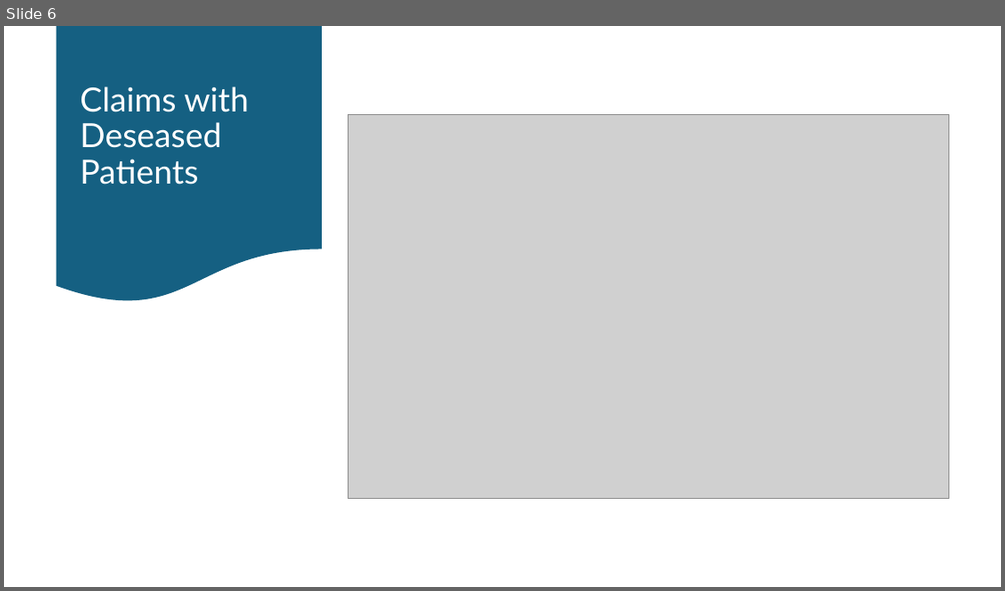
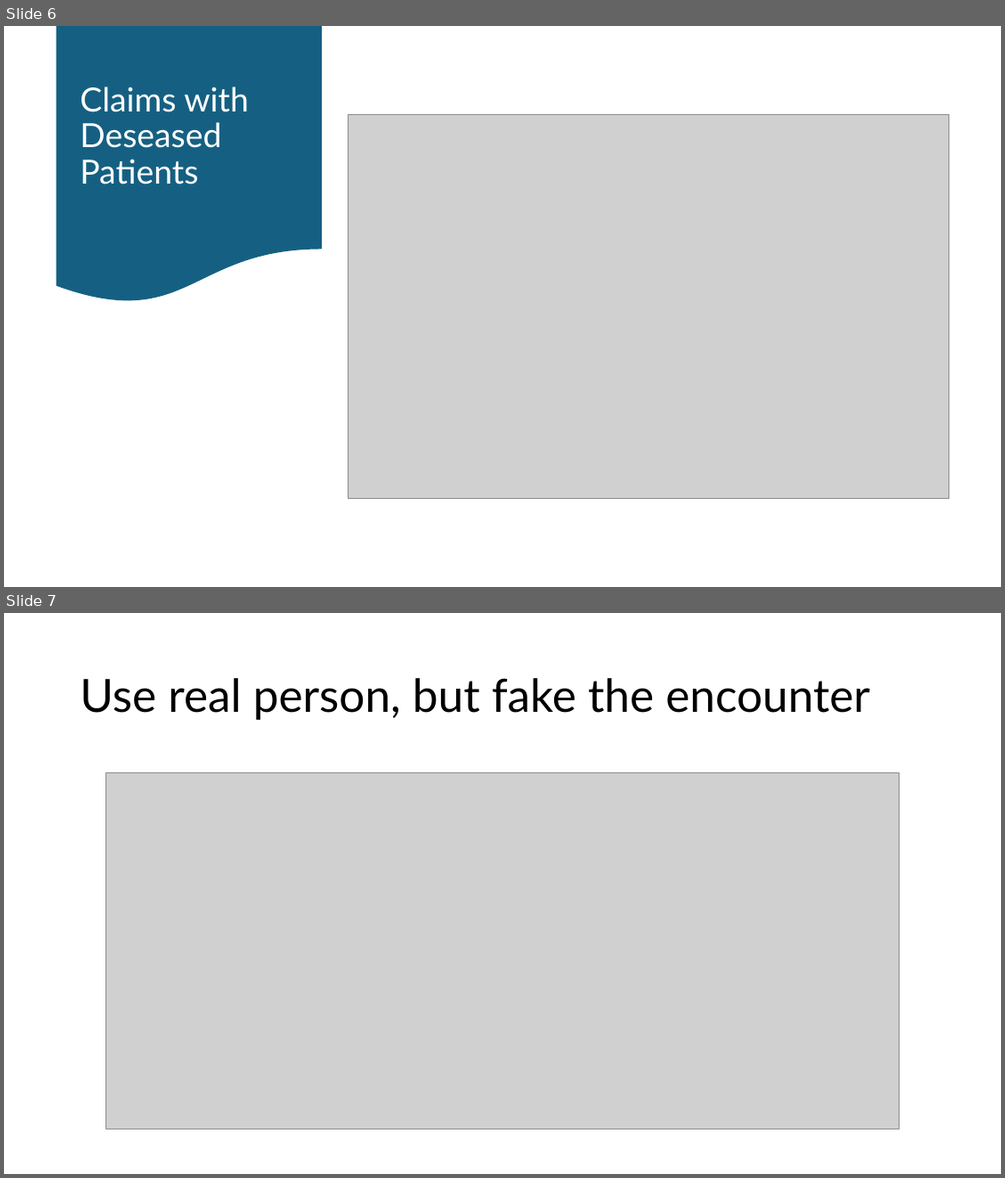
Before and after one commit to mzhao577/Download_FraudCases, a slide deck: FraudAnalysis_ReportedCases.pptx. Shown one above the other, each under a label of ours: slide 6 before the commit, slides 6 and 7 after it. The pictures are 1005x591 and 1005x1178 pixels, drawn with LibreOffice and Linux fonts; fonts in the diff are those of the drawing; grey boxes stand for pictures. Boxes give left, top, right and bottom in pixels: in the first picture for what was removed or moved away, otherwise in the second. Text is boxed around its words. In the diff, an @@ line names an element or a change of style, - is before the commit and + after.

```diff
--- a/FraudAnalysis_ReportedCases.pptx
+++ b/FraudAnalysis_ReportedCases.pptx
@@ slide 7 added at [4, 613, 1001, 1174], background #FFFFFF @@
@@ title added at [80, 678, 870, 720], 44 pt, text #000000 @@
+Use real person, but fake the encounter
@@ picture added at [105, 773, 899, 1129] @@
```
Also in this commit, not shown: 4 other slides added, 15 other files.
